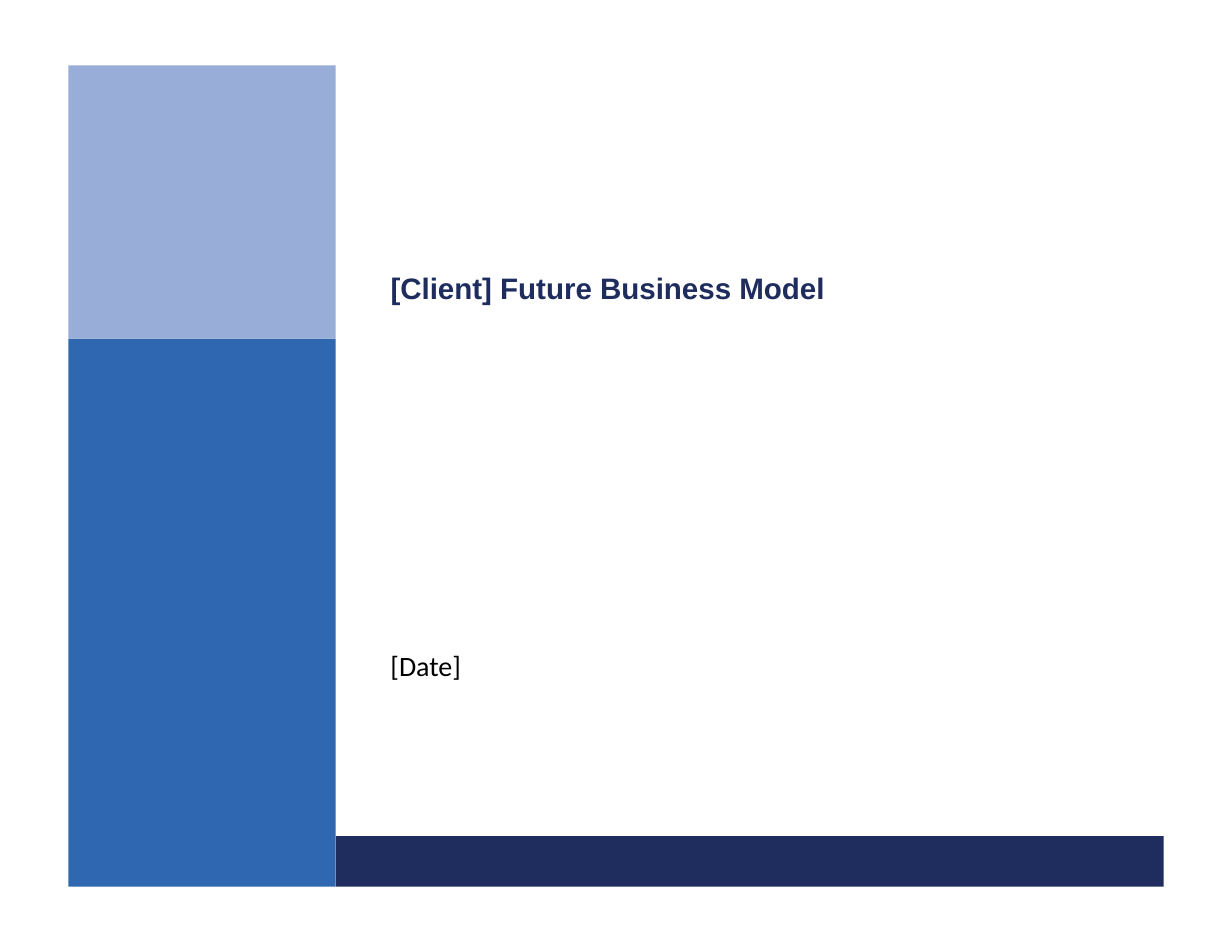
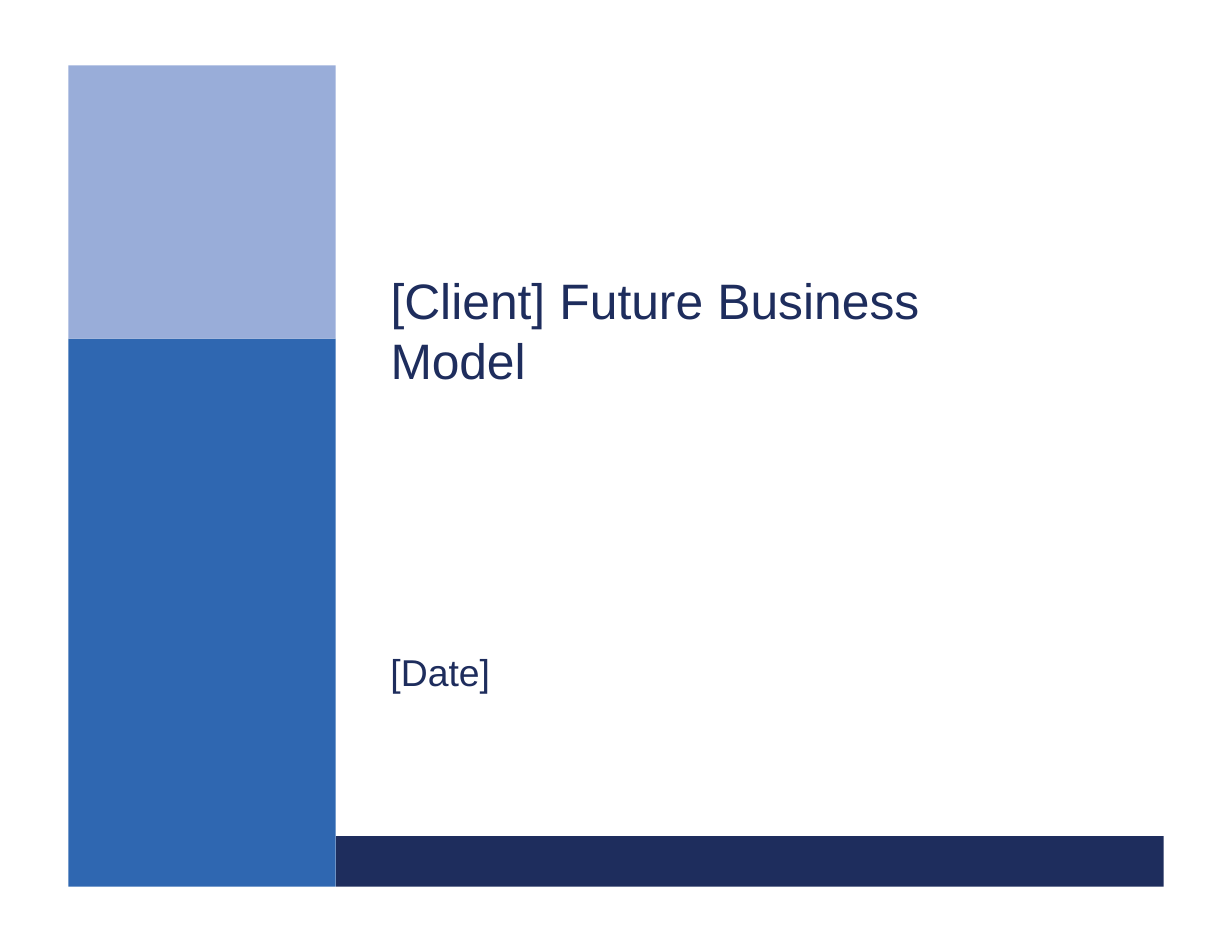
Before and after one commit to huytrnq/pptxsanitizer, a slide deck: slide 1 of data/Take-home_sanitized.pptx. Drawn at 1232x952 pixels with LibreOffice and Linux fonts; fonts in the diff are those of the drawing; background and template pictures are left out. Boxes give left, top, right and bottom in pixels: in the first picture for what was removed or moved away, otherwise in the second. Text is boxed around its words. In the diff, an @@ line names an element or a change of style, - is before the commit and + after.

```diff
--- a/data/Take-home_sanitized.pptx
+++ b/data/Take-home_sanitized.pptx
@@ title "[Client] Future Business Model" at [391,283,919,380]: size 19 to 32 pt, bold off; text colour #1E2D5D to none in "[Client]"; letter spacing 0 to -0.1 pt in "Model" @@
@@ text "[Date]" at [390,659,490,693]: size 18 to 24 pt, font Calibri to Arial, text colour #000000 to #1E2D5D @@
```
Also in this commit, not shown: 2 other slides changed, 35 slides added, 28 other files.
